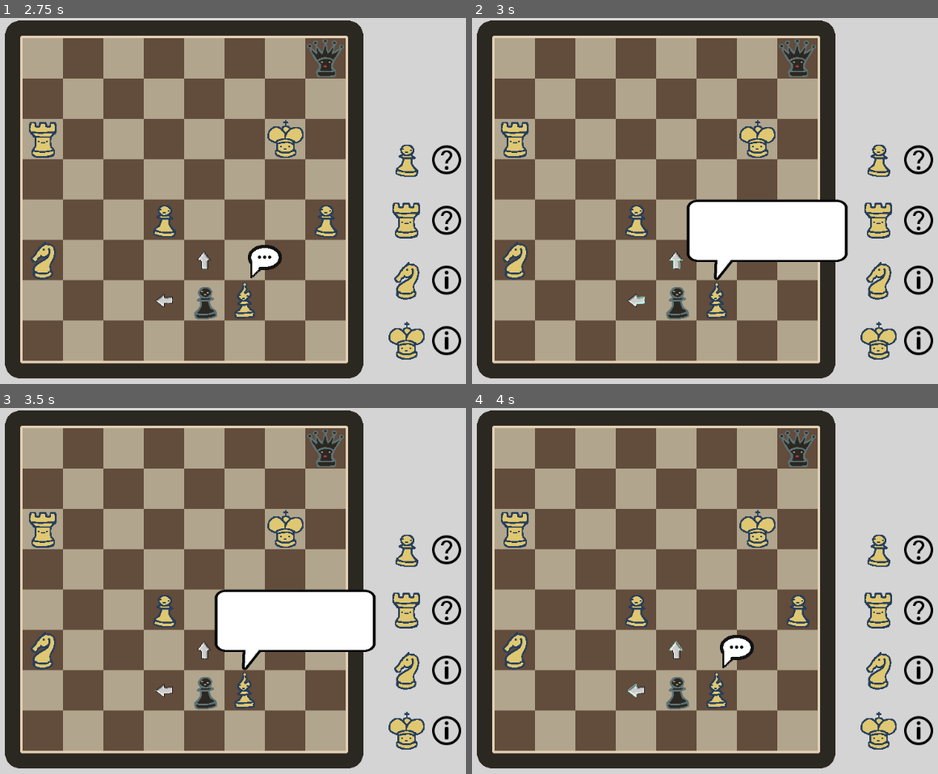
Above: before the commit, frames 1-4 (two rows, left to right).
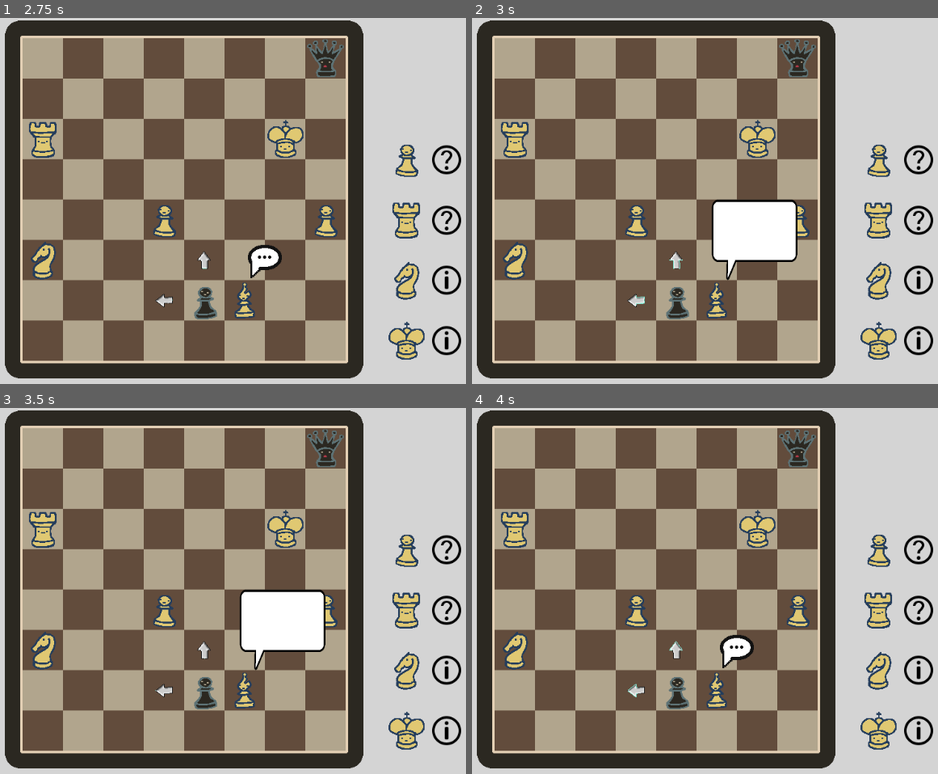
Above: after the commit, the same moments.

Repository: Windastella/ScribbleJam
Game: Godot game, scene res://Scenes/Main.tscn
The game is run twice, just before and just after one commit, with the same random seed, the same clock (stepped at 60 frames per second) and the same inputs.
Inputs (mouse positions are in pixels of both pictures, inside the frame that each line leads up to):
- Up to frame 1 (2.75 s): tap Enter at 0.5, 2 s; move the mouse to (246, 340) at 0.52 s; click (246, 340) at 0.67 s; tap Space at 1.25 s; move the mouse to (205, 340) at 1.27 s; click (205, 340) at 1.42 s; move the mouse to (205, 299) at 2.02 s; click (205, 299) at 2.17 s
- Up to frame 2 (3 s): tap Space at 2.75 s; move the mouse to (737, 259) at 2.77 s; click (737, 259) at 2.92 s
- Up to frame 3 (3.5 s): no input
- Up to frame 4 (4 s): move the mouse to (765, 631) at 3.52 s; click (765, 631) at 3.67 s

Frame 1 is identical in both runs. In frame 2, 3.1% of the frame differs, in the area x 45-81%, y 49-72%; in frame 3, 3.1%; in frame 4, nothing differs.

Commit message:
fialog box size fix

Diff:
--- a/Scenes/Base_Figures.tscn
+++ b/Scenes/Base_Figures.tscn
@@ -5,14 +5,14 @@
 [ext_resource path="res://assets/interact_sprite.png" type="Texture" id=3]
 [ext_resource path="res://assets/comic-2.png" type="Texture" id=4]
 
+[sub_resource type="RectangleShape2D" id=1]
+extents = Vector2( 32, 32 )
+
 [sub_resource type="RectangleShape2D" id=2]
 extents = Vector2( 32, 32 )
 
-[sub_resource type="RectangleShape2D" id=1]
-extents = Vector2( 32, 32 )
-
 [sub_resource type="RectangleShape2D" id=3]
-extents = Vector2( 205.625, 158.5 )
+extents = Vector2( 235, 118.875 )
 
 [node name="Figure" type="StaticBody2D"]
 script = ExtResource( 1 )
@@ -31,45 +31,44 @@
 [node name="Interact" type="Area2D" parent="interact_sprite"]
 
 [node name="Shape" type="CollisionShape2D" parent="interact_sprite/Interact"]
+shape = SubResource( 1 )
+
+[node name="Shape" type="CollisionShape2D" parent="."]
 shape = SubResource( 2 )
 
-[node name="Shape" type="CollisionShape2D" parent="."]
-shape = SubResource( 1 )
+[node name="dialog" type="Node2D" parent="."]
+visible = false
+position = Vector2( 0, -32 )
+scale = Vector2( 0.5, 0.5 )
+z_index = 1
 
-[node name="dialog_sprite" type="Sprite" parent="."]
-visible = false
-position = Vector2( 80, -96 )
-scale = Vector2( 0.544681, 0.403785 )
-z_index = 1
+[node name="dialog_sprite" type="Sprite" parent="dialog"]
+position = Vector2( 120, -128 )
+scale = Vector2( 0.578723, 0.807571 )
 texture = ExtResource( 4 )
 flip_h = true
 
-[node name="CenterContainer" type="CenterContainer" parent="dialog_sprite"]
-margin_left = -206.0
-margin_top = -158.0
-margin_right = 206.0
-margin_bottom = 74.0
-grow_horizontal = 2
+[node name="Interact" type="Area2D" parent="dialog/dialog_sprite"]
+
+[node name="Shape" type="CollisionShape2D" parent="dialog/dialog_sprite/Interact"]
+position = Vector2( 8.87115e-05, -39.625 )
+shape = SubResource( 3 )
+
+[node name="CenterContainer" type="CenterContainer" parent="dialog"]
+margin_left = -16.0
+margin_top = -256.0
+margin_right = 256.0
+margin_bottom = -64.0
 mouse_filter = 2
 __meta__ = {
 "_edit_use_anchors_": false
 }
 
-[node name="GridContainer" type="GridContainer" parent="dialog_sprite/CenterContainer"]
-margin_left = 206.0
-margin_top = 116.0
-margin_right = 206.0
-margin_bottom = 116.0
-grow_horizontal = 2
-grow_vertical = 2
-columns = 6
-__meta__ = {
-"_edit_use_anchors_": false
-}
-
-[node name="Interact" type="Area2D" parent="dialog_sprite"]
-
-[node name="Shape" type="CollisionShape2D" parent="dialog_sprite/Interact"]
-shape = SubResource( 3 )
+[node name="GridContainer" type="GridContainer" parent="dialog/CenterContainer"]
+margin_left = 136.0
+margin_top = 96.0
+margin_right = 136.0
+margin_bottom = 96.0
+columns = 3
 [connection signal="input_event" from="interact_sprite/Interact" to="." method="_on_Interact_input_event"]
-[connection signal="input_event" from="dialog_sprite/Interact" to="." method="_on_Dialog_input_event"]
+[connection signal="input_event" from="dialog/dialog_sprite/Interact" to="." method="_on_Dialog_input_event"]
--- a/Scripts/Figures.gd
+++ b/Scripts/Figures.gd
@@ -7,7 +7,7 @@
 	for tex in dialogues:
 		var texrect = TextureRect.new();
 		texrect.texture = tex;
-		$dialog_sprite/CenterContainer/GridContainer.add_child(texrect);
+		$dialog/CenterContainer/GridContainer.add_child(texrect);
 
 func show_interaction():
 	$interact_sprite.show();
@@ -15,14 +15,14 @@
 func hide_interaction():
 	$interact_sprite.hide();
 
-	$dialog_sprite.hide();
+	$dialog.hide();
 
 func _on_Interact_input_event(_viewport, event, _shape_idx):
 	if event is InputEventMouseButton:
 		if(event.button_index == BUTTON_LEFT && event.pressed):
 			$interact_sprite.hide();
 
-			$dialog_sprite.show();
+			$dialog.show();
 
 
 func _on_Dialog_input_event(_viewport, event, _shape_idx):
@@ -30,4 +30,4 @@
 		if(event.button_index == BUTTON_LEFT && event.pressed):
 			$interact_sprite.show();
 
-			$dialog_sprite.hide();
+			$dialog.hide();
